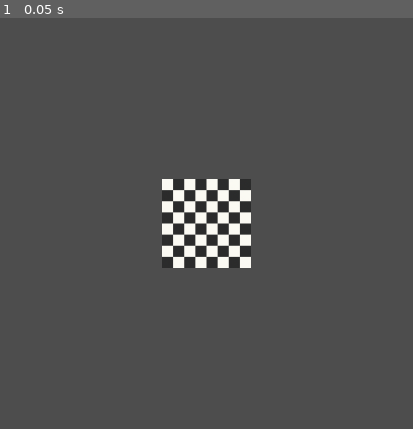
Above: before the commit, frame 1.
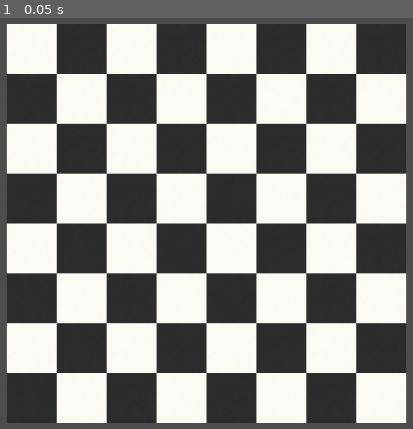
Above: after the commit, the same moment.

Repository: VatUpa28/end-year-project
Game: Godot game, scene res://GameBoard.tscn
Two runs of this game, one before a commit and one after it. Both use one fixed random seed, a clock stepped at 60 frames per second and the inputs below.
Inputs:
- Up to frame 1 (0.05 s): no input

The runs differ from the first frame. In frame 1, 91% of the frame differs, in the area x 1-99%, y 1-99%.

Commit message:
task 3 completed

Diff:
--- a/GameBoard.tscn
+++ b/GameBoard.tscn
@@ -1977,4 +1977,5 @@
 tile_map_data = PackedByteArray("AAAAAP//AQAOABAAAAD//wAAAQAJABIAAAAAAP7/AAAFABEAAAAAAPz/AAAFABEAAAD///3/AAAFABEAAAACAP …(944 unchanged characters)…
 tile_set = SubResource("TileSet_atwlb")
 
-[node name="Camera2D" type="Camera2D" parent="."]
+[node name="CamTopCenterBoard" type="Camera2D" parent="."]
+zoom = Vector2(4.5, 4.5)
--- /dev/null
+++ b/piece.gd
@@ -0,0 +1,18 @@
+extends Area2D
+
+@export var allowed_dirs = {
+	"up": true,
+	"down": true,
+	"left": true,
+	"right": true
+}
+
+var selected = false
+
+func _on_input_event(viewport, event, shape_idx):
+	if event is InputEventMouseButton and event.pressed:
+		selected = !selected
+		print("-----")
+		print("Piece clicked!")
+		print("Selected: ", selected)
+		print("Allowed Directions: ", allowed_dirs)
--- /dev/null
+++ b/piece.tscn
@@ -0,0 +1,22 @@
+[gd_scene load_steps=4 format=3 uid="uid://dsgcba31l8sjf"]
+
+[ext_resource type="Texture2D" uid="uid://c86qvo8fhndmj" path="res://tiles/water-jug-on-transparent-background-free-png.webp" id="1_3makh"]
+[ext_resource type="Script" uid="uid://ca2rd7lrvlody" path="res://piece.gd" id="1_hisf2"]
+
+[sub_resource type="RectangleShape2D" id="RectangleShape2D_hisf2"]
+size = Vector2(16, 16)
+
+[node name="Piece" type="Area2D"]
+rotation = 0.00064791
+script = ExtResource("1_hisf2")
+
+[node name="Sprite2D" type="Sprite2D" parent="."]
+position = Vector2(1.43051e-06, 0)
+rotation = -0.00183833
+scale = Vector2(0.02, 0.02)
+texture = ExtResource("1_3makh")
+
+[node name="CollisionShape2D" type="CollisionShape2D" parent="."]
+shape = SubResource("RectangleShape2D_hisf2")
+
+[connection signal="input_event" from="." to="." method="_on_input_event"]
Not shown, added: piece.gd.uid
Binary file changed: tiles/black_tile.png
Binary file added: tiles/water-jug-on-transparent-background-free-png.webp
Not shown, added: tiles/water-jug-on-transparent-background-free-png.webp.import
Binary file changed: tiles/white_tile.png
